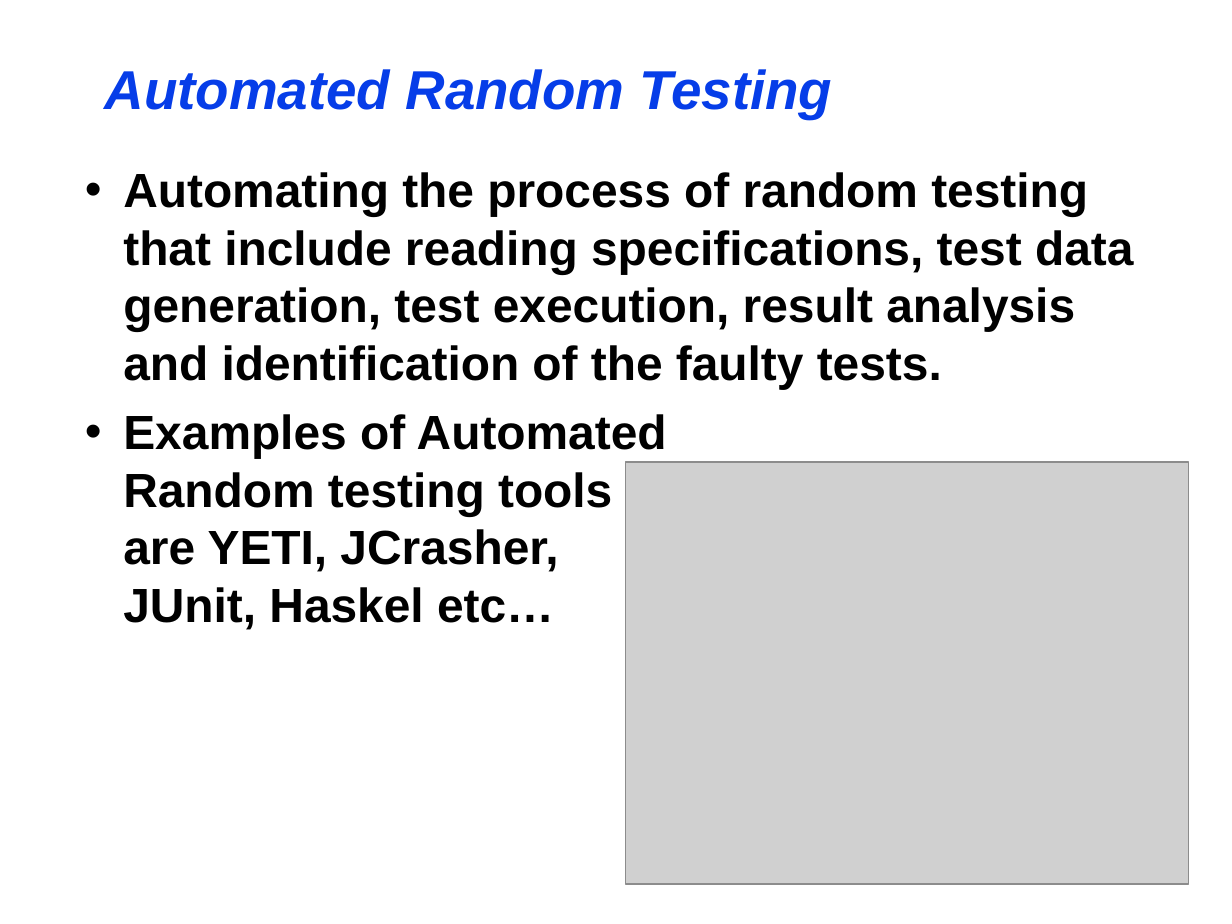
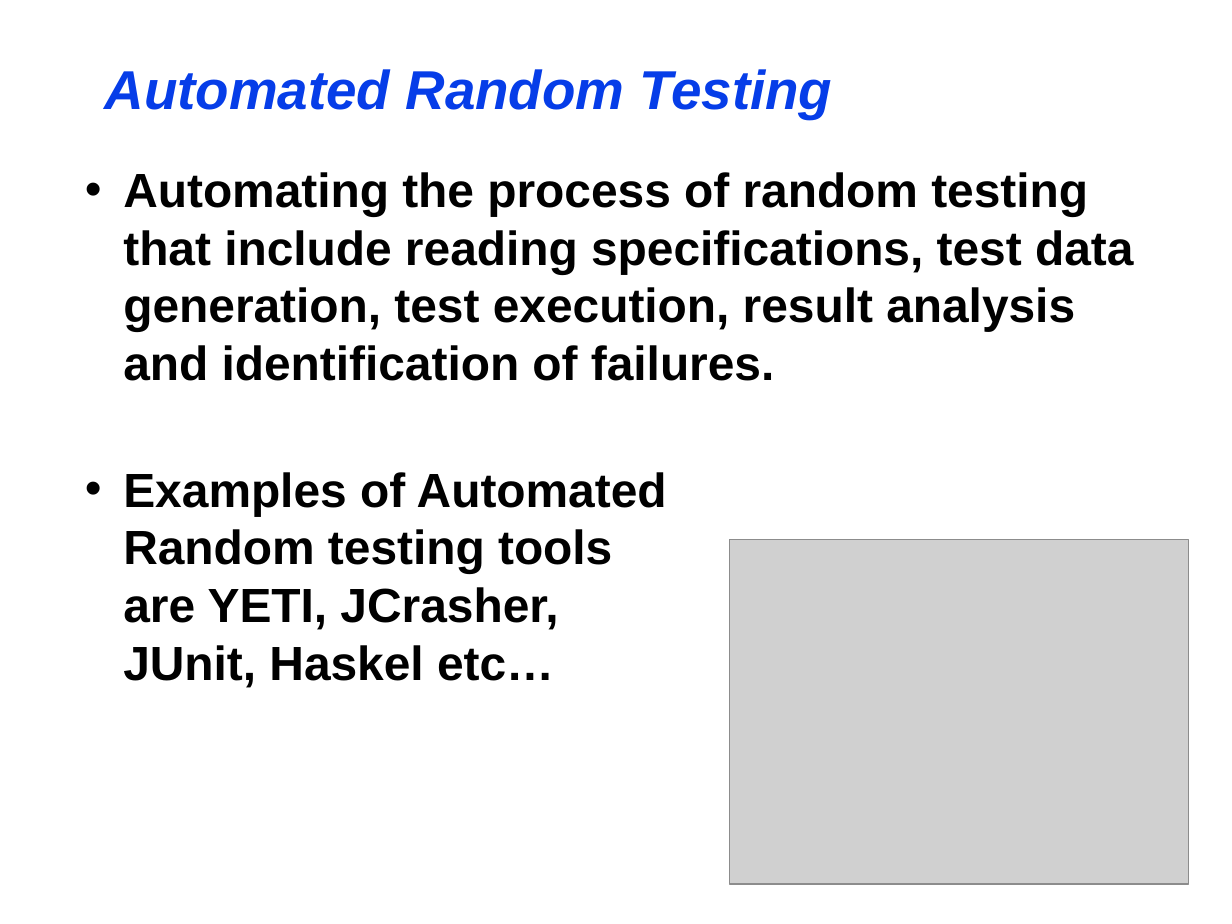
Before and after one commit to maochy/yeti-test, a slide deck: slide 6 of ThesisSeminar/ThesisSeminar.ppt. Drawn at 1232x924 pixels with LibreOffice and Linux fonts; fonts in the diff are those of the drawing; grey boxes stand for pictures. Boxes give left, top, right and bottom in pixels: in the first picture for what was removed or moved away, otherwise in the second. Text is boxed around its words. In the diff, an @@ line names an element or a change of style, - is before the commit and + after.

```diff
--- a/ThesisSeminar/ThesisSeminar.ppt
+++ b/ThesisSeminar/ThesisSeminar.ppt
@@ text at (123,172,1133,381): text changed @@
-• Automating the process of random testing that include reading specifications, test data generation, test execution, result analysis and identification of the faulty tests.
+• Automating the process of random testing that include reading specifications, test data generation, test execution, result analysis and identification of failures.
@@ picture: place and size @@
-picture at (626,462,1189,885)
+picture at (729,540,1189,883)
```
Also in this commit, not shown: 14 other slides changed, 1 slide added, 1 slide removed.
